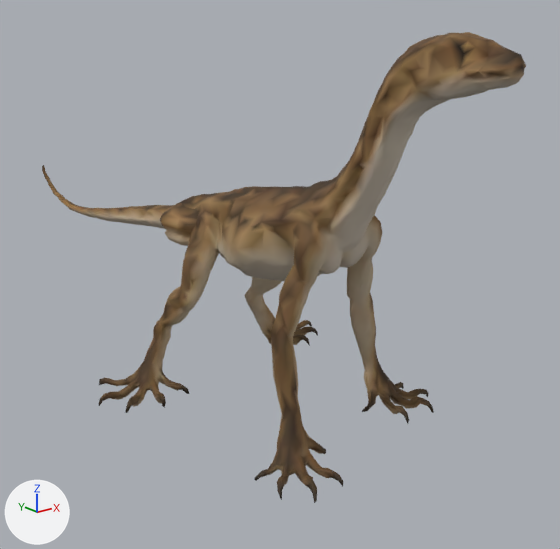
One commit to the glTF model public/assets/triassic/creatures/macrocnemus.puppet.glb: the scene before it, then after it.
Both versions are drawn from a 50 mm lens placed at (-2.72, -4.44, 1.084), pointed at (0.416, -0.52, -0.483). Arrows for +X, +Y and +Z are at lower left; the lights stay in place. The picture after the commit comes second. Vertices at exactly the same position are counted once.

Names of what the first picture shows: 'Macrocnemus procedural volume puppet' and 1 more.
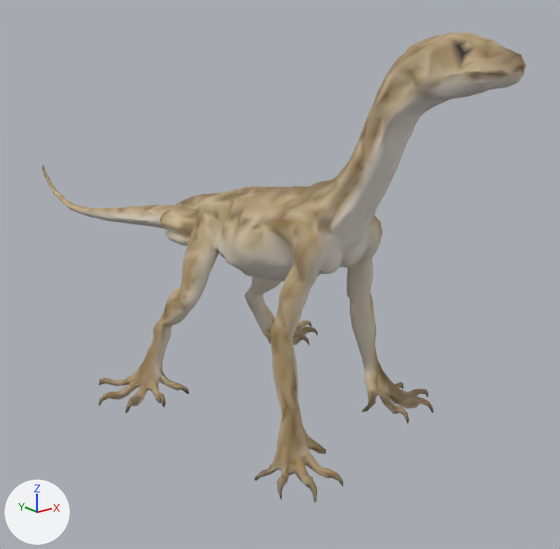
The edits, one by one:
me_tripo_mesh_4a7236f8_f6b3_4ee0_8194_e2a6a39f5015_001 is used by ob_macrocnemus_procedural_volume_puppet; location (0.0, 0.0, 0.0).
me_tripo_mesh_4a7236f8_f6b3_4ee0_8194_e2a6a39f5015_001 had 3564 vertices, 7094 faces and spanned x -0.92..0.94, y -2.44..2.44, z -1.08..1.08.
me_tripo_mesh_4a7236f8_f6b3_4ee0_8194_e2a6a39f5015_001 now has 3553 vertices, 7067 faces and spans x -0.92..0.94, y -2.44..2.44, z -1.08..1.08.
Part 1, on me_tripo_mesh_4a7236f8_f6b3_4ee0_8194_e2a6a39f5015_001:
36 vertices are removed from x -0.03..0.25, y -2.44..-2.21, z 0.87..0.91.
102 faces are deleted.
25 vertices are added at x -0.01..0.26, y -2.44..-2.23, z 0.91..0.92.
75 new faces join them.
me_tripo_mesh_4a7236f8_f6b3_4ee0_8194_e2a6a39f5015_001 part 2: 6992 kept faces spanning x -0.92..0.94, y -2.44..2.44, z -1.08..1.08 get new vertex colours.

Where the change shows, as pixel boxes [x1, y1, x2, y2] in the pictures (560 x 549 px; the box of a moved part takes in the faces that stretch with it):
part 1 of me_tripo_mesh_4a7236f8_f6b3_4ee0_8194_e2a6a39f5015_001, moved or reshaped
    both: [439, 67, 524, 95]
part 2 of me_tripo_mesh_4a7236f8_f6b3_4ee0_8194_e2a6a39f5015_001, recoloured (lighter)
    both: [42, 32, 526, 503]
